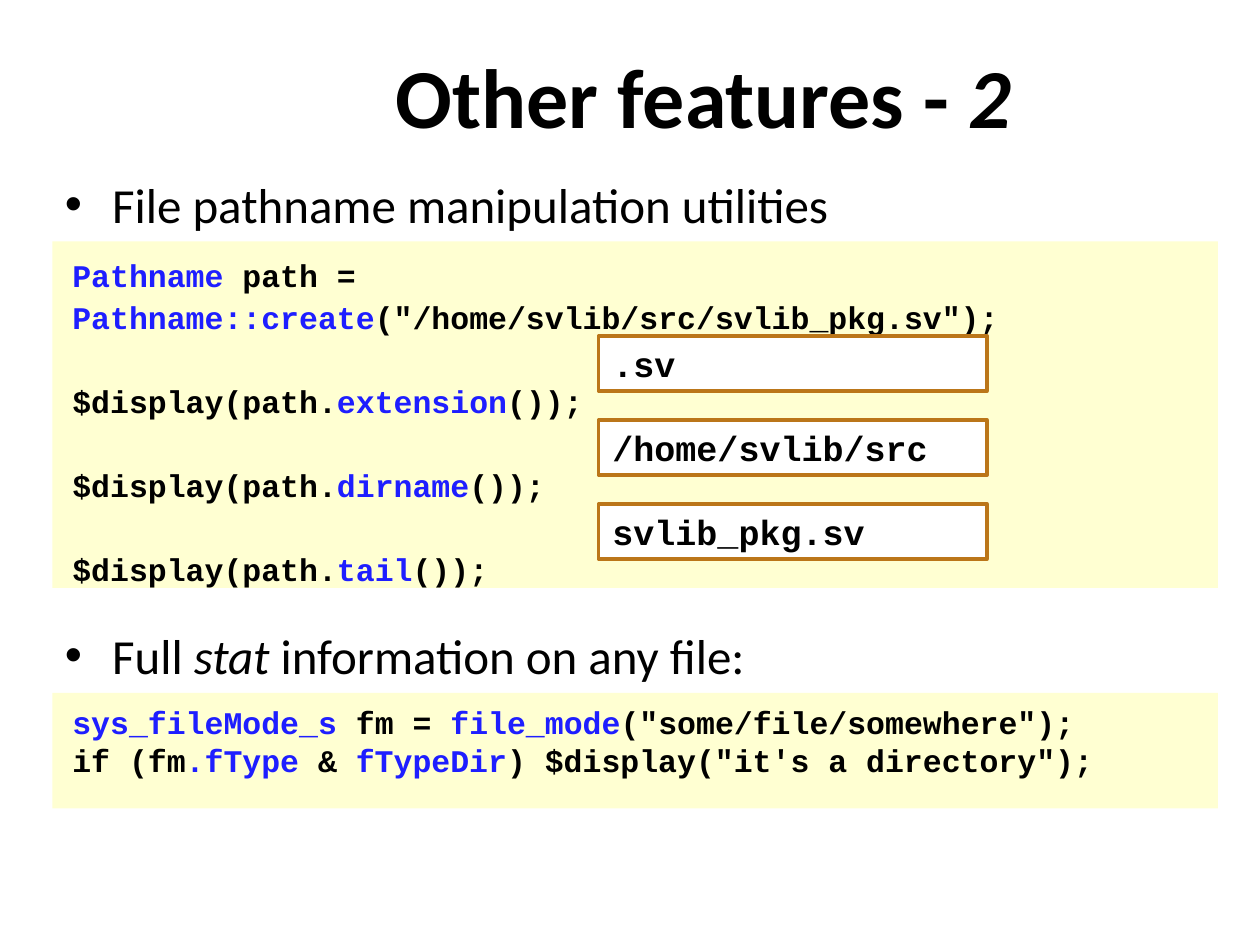
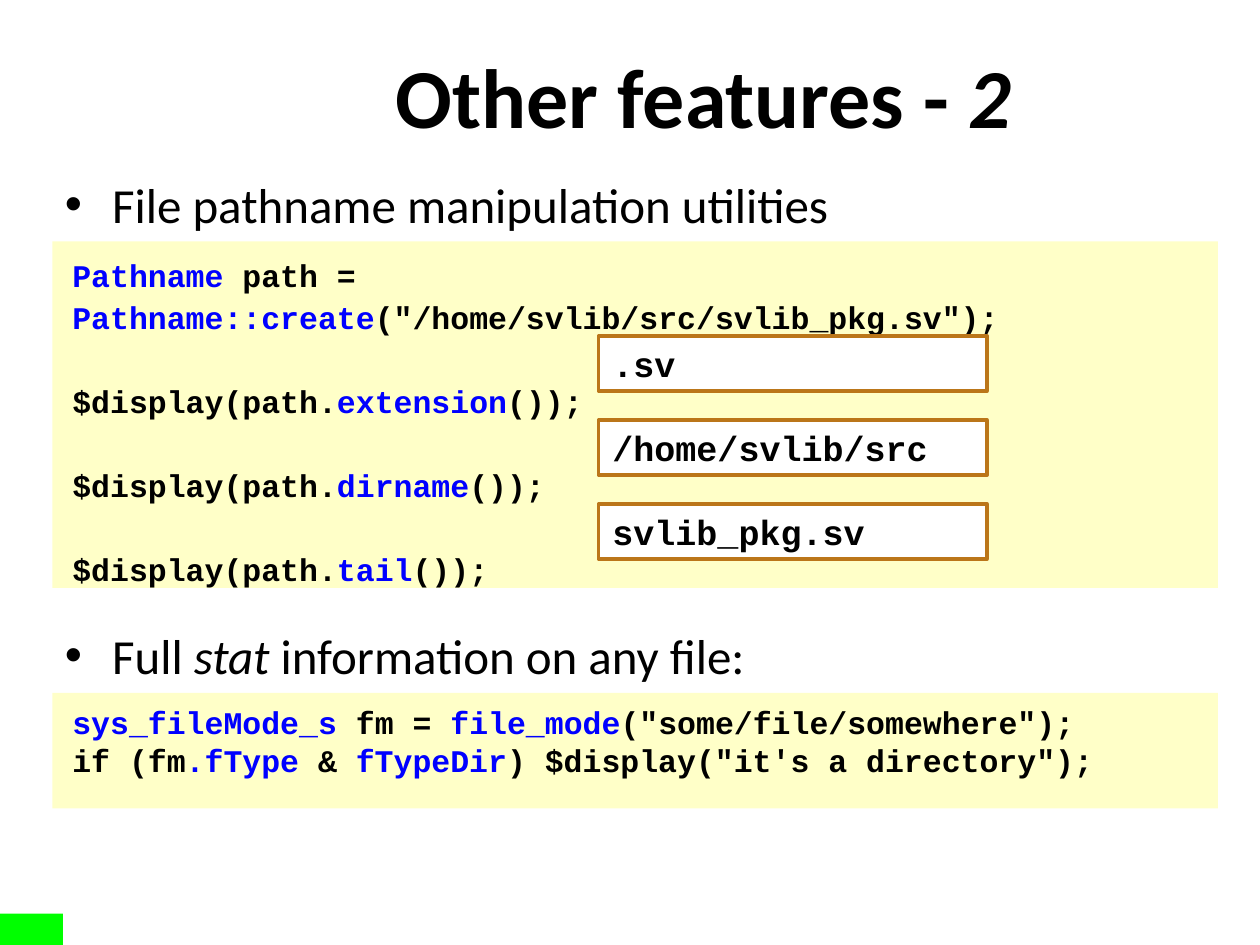
Before and after one commit to xiaoweish/svlib, a slide deck: slide 8 of svlib/doc/163-aq602-latest-draft.pptm. Drawn at 1260x945 pixels with LibreOffice and Linux fonts; fonts in the diff are those of the drawing; background and template pictures are left out. Boxes give left, top, right and bottom in pixels: in the first picture for what was removed or moved away, otherwise in the second. Text is boxed around its words. In the diff, an @@ line names an element or a change of style, - is before the commit and + after.

```diff
--- a/svlib/doc/163-aq602-latest-draft.pptm
+++ b/svlib/doc/163-aq602-latest-draft.pptm
@@ rectangle "Pathname path = Pathname::create("/home/svlib/src/svlib_pkg. ..." at [53, 242, 1218, 588]: text colour #1E1EFF to #0000FF in "Pathname Pathname::create("/home/svlib/src/svlib_pkg.sv");", "$display(path.extension());", "$display(path.dirname());", "$display(path.tail());"; fill #FFFFD2 to #FFFFC8 @@
@@ rectangle "sys_fileMode_s fm = file_mode("some/file/somewhere");" at [53, 693, 1218, 809]: text colour #1E1EFF to #0000FF in "sys_fileMode_s file_mode("some/file/somewhere");", "(fm.fType fTypeDir)"; fill #FFFFD2 to #FFFFC8 @@
@@ rectangle added at [0, 914, 63, 945], fill #00FF00 @@
```
Also in this commit, not shown: 16 other slides changed.
